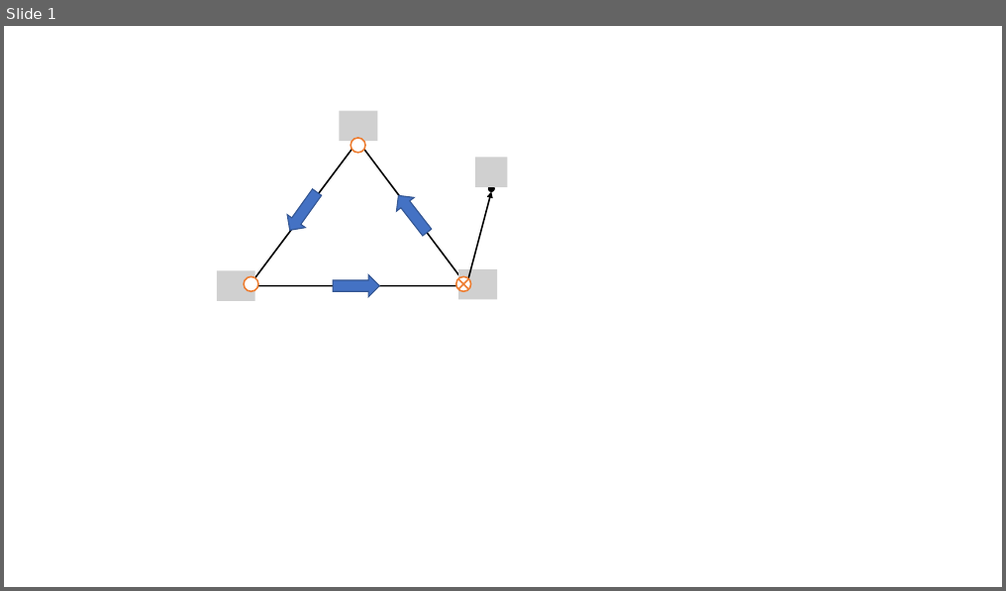
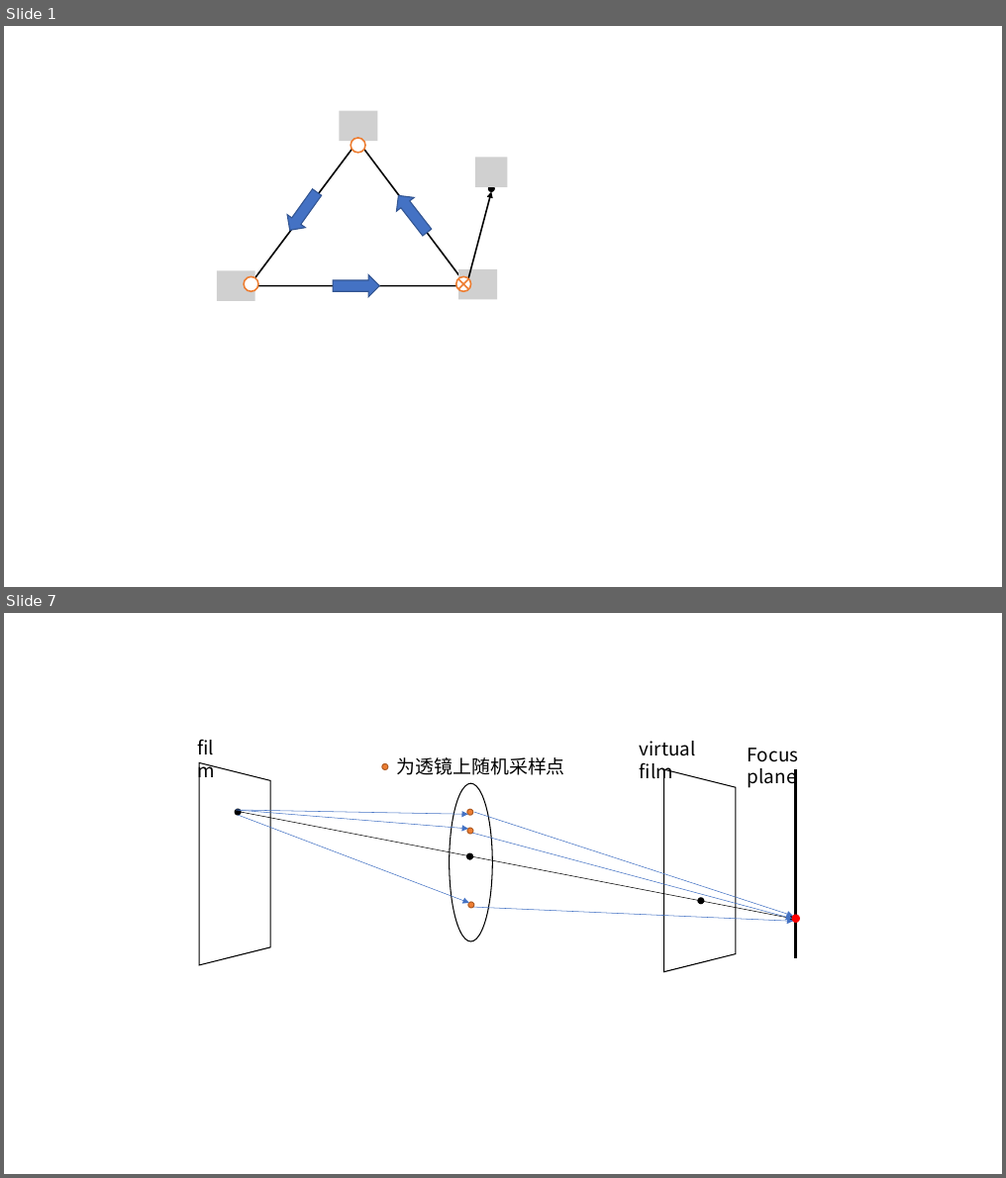
Before and after one commit to wsyOverflow/typora-notes, a slide deck: picture/triangle.pptx. Shown one above the other, each under a label of ours: slide 1 before the commit, slides 1 and 7 after it; the slides between them are not shown. The pictures are 1006x591 and 1006x1178 pixels, drawn with LibreOffice and Linux fonts; fonts in the diff are those of the drawing; grey boxes stand for pictures. Boxes give left, top, right and bottom in pixels: in the first picture for what was removed or moved away, otherwise in the second. Text is boxed around its words. In the diff, an @@ line names an element or a change of style, - is before the commit and + after.

```diff
--- a/picture/triangle.pptx
+++ b/picture/triangle.pptx
@@ slide 7 added at box(4, 613, 1002, 1174), background #FFFFFF @@
@@ text added at box(190, 733, 235, 762), 18 pt, text #000000 @@
+film
@@ text added at box(397, 758, 565, 775), 18 pt, text #000000 @@
+为透镜上随机采样点
@@ text added at box(640, 741, 696, 784), 18 pt, text #000000 @@
+virtual film
@@ text added at box(747, 748, 799, 789), 18 pt, text #000000 @@
+Focus plane
@@ trapezoid added at box(199, 763, 270, 965), fill #FFFFFF, outline #000000 1 pt @@
@@ ellipse added at box(382, 764, 388, 770), fill #ED7D31, outline #AF5C24 1 pt @@
@@ ellipse added at box(450, 783, 493, 942), fill #FFFFFF, outline #000000 1 pt @@
@@ trapezoid added at box(664, 769, 735, 972), fill #FFFFFF, outline #000000 1 pt @@
@@ line added from (796, 769) to (796, 959), #000000 2.25 pt @@
@@ ellipse added at box(235, 809, 241, 815), fill #000000, outline #000000 1 pt @@
@@ arrow added from (236, 810) to (468, 814), #4472C4 0.5 pt @@
@@ arrow added from (236, 810) to (468, 829), #4472C4 0.5 pt @@
@@ arrow added from (238, 815) to (469, 903), #4472C4 0.5 pt @@
@@ arrow added from (241, 812) to (796, 919), #000000 0.5 pt @@
@@ ellipse added at box(467, 809, 473, 815), fill #ED7D31, outline #AF5C24 1 pt @@
@@ arrow added from (474, 812) to (793, 916), #4472C4 0.5 pt @@
@@ ellipse added at box(467, 828, 473, 834), fill #ED7D31, outline #AF5C24 1 pt @@
@@ arrow added from (472, 833) to (792, 919), #4472C4 0.5 pt @@
@@ ellipse added at box(467, 854, 473, 861), fill #000000, outline #000000 1 pt @@
@@ ellipse added at box(468, 902, 474, 908), fill #ED7D31, outline #AF5C24 1 pt @@
@@ arrow added from (473, 907) to (793, 922), #4472C4 0.5 pt @@
@@ ellipse added at box(698, 898, 704, 904), fill #000000, outline #000000 1 pt @@
@@ ellipse added at box(792, 915, 800, 922), fill #FF0000, outline #FF0000 1 pt @@
```
Also in this commit, not shown: 6 other slides added, 20 other files.
